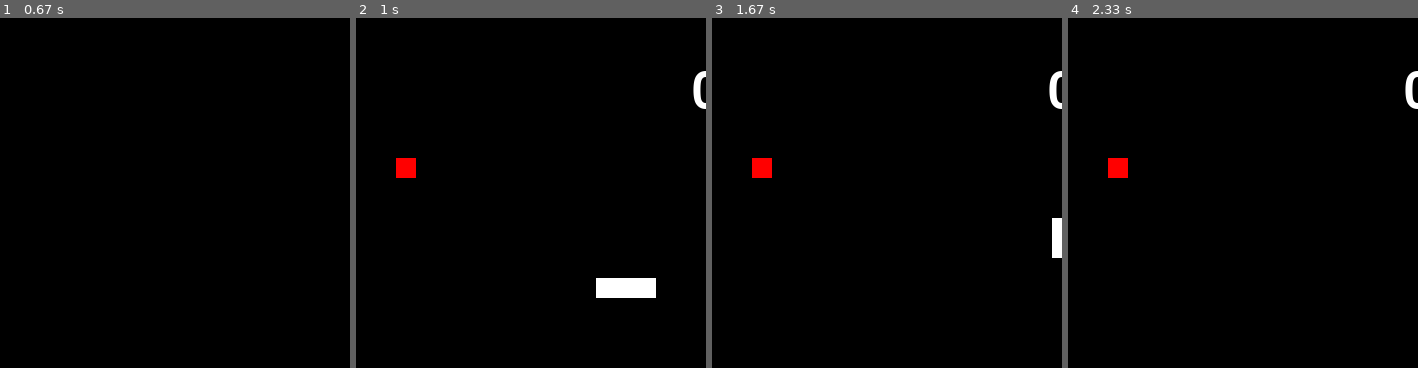
Above: before the commit, frames 1-4 (left to right).
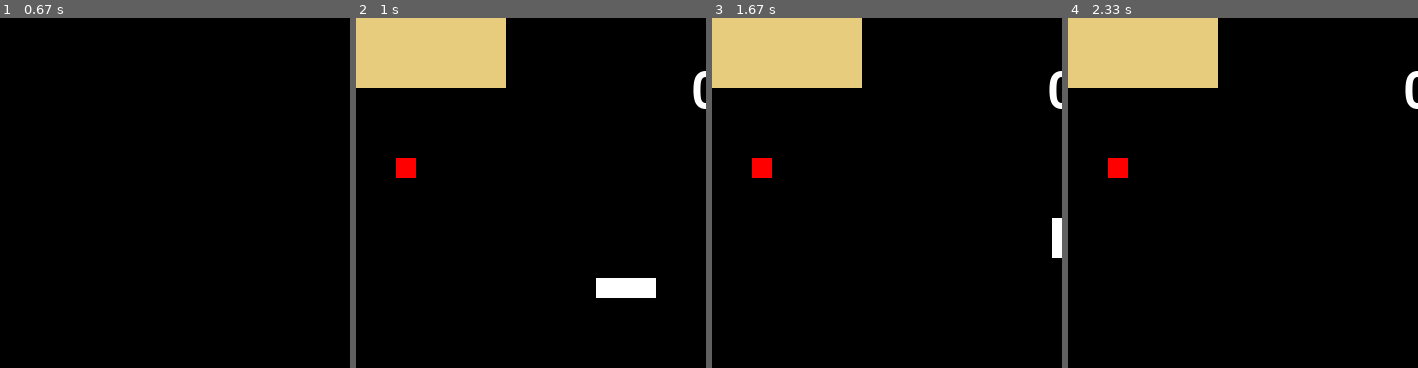
Above: after the commit, the same moments.

Repository: NikolaiLi/Snake-PyGame
Game: pygame game, started from snake/main.py
Two runs of this game, one before a commit and one after it. Both use one fixed random seed, a clock stepped at 60 frames per second and the inputs below.
Inputs:
- Up to frame 1 (0.67 s): click "Play" at 0.43 s
- Up to frame 2 (1 s): hold D from 0.67 s (still down)
- Up to frame 3 (1.67 s): release D at 1.13 s; hold W 1.17-1.47 s; hold D from 1.5 s (still down)
- Up to frame 4 (2.33 s): release D at 1.97 s; hold A from 2 s (still down)
The pictures show only the part of the screen within x 0-50%, y 0-50%; the shares and areas given below are measured in that part.

Frame 1 is identical in both runs. In frame 2, 8.6% of the frame differs, in the area x 0-43%, y 0-20%; in frame 3, 8.6%; in frame 4, 8.6%.

Commit message:
blocks
Blocks

Diff:
--- a/snake/blocks.py
+++ b/snake/blocks.py
@@ -0,0 +1,19 @@
+import pygame
+import random
+from constants import *
+
+
+class Blocks(pygame.sprite.Sprite):
+    def __init__(self, screen, coords):
+        super().__init__()
+        self.screen = screen
+        self.color = (232, 204, 125)
+        self.image = pygame.Surface((300, 70))
+        self.image.fill(self.color)
+
+        self.rect = self.image.get_rect()
+
+        self.rect.x, self.rect.y = coords[0]-self.rect.width/2, coords[1]
+
+    def draw(self, surface):
+        surface.blit(self.image, self.rect)
--- a/snake/game_elev.py
+++ b/snake/game_elev.py
@@ -2,6 +2,7 @@
 from snake import Snake
 from point import Point
 from menuButton import MenuButton
+from blocks import Blocks
 import constants
 
 class Game():
@@ -127,11 +128,15 @@
             constants.FPS = 15
         if self.difficultystate == "Hard":
             constants.FPS = 20
+        blocks = Blocks(self.screen, (0,0))
 
         self.players.append(snake)
         self.point = Point(self.screen, constants.RED)
         self.all_sprites.add(snake)
         self.all_sprites.add(self.point)
+        self.all_sprites.add(blocks)
+
+
 
     def reset_game(self):
         self.players = []
